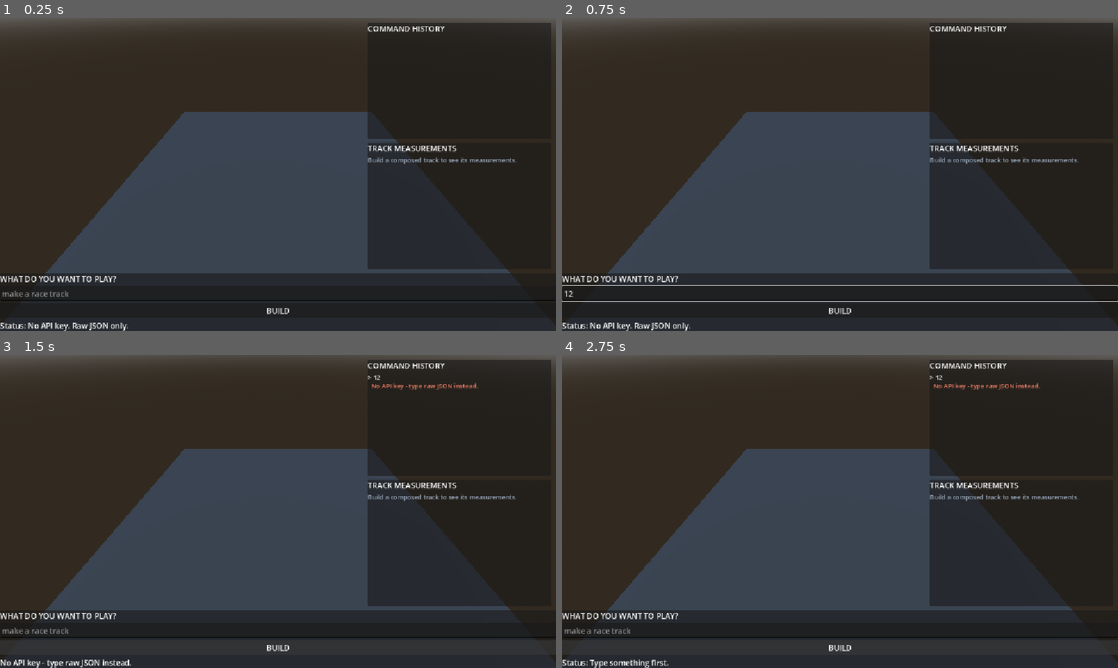
Above: before the commit, frames 1-4 (two rows, left to right).
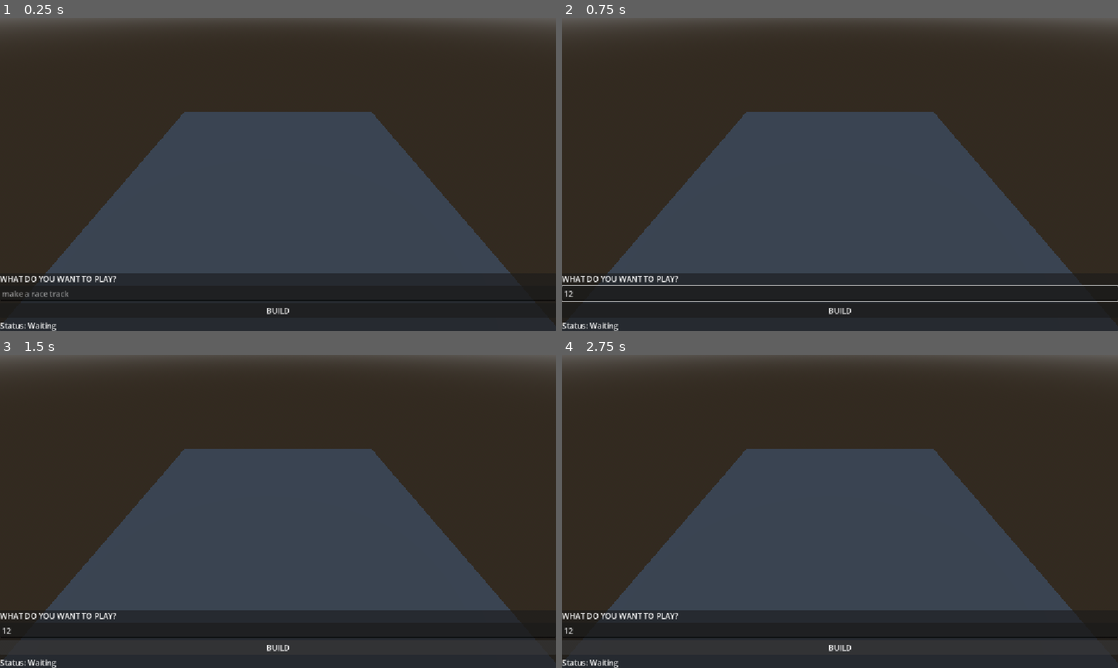
Above: after the commit, the same moments.

Repository: Stakeandwager/genesis
Game: Godot game, scene res://scenes/main.tscn
Two runs of this game, one before a commit and one after it. Both use one fixed random seed, a clock stepped at 60 frames per second and the inputs below.
Inputs (mouse positions are in pixels of both pictures, inside the frame that each line leads up to):
- Up to frame 1 (0.25 s): no input
- Up to frame 2 (0.75 s): click (840, 293) at 0.52 s; type "12" at 0.6 s
- Up to frame 3 (1.5 s): click "BUILD" at 1.25 s
- Up to frame 4 (2.75 s): click "BUILD" at 2 s

The runs differ from the first frame. In frame 1, 7.7% of the frame differs, in the area x 5-100%, y 1-100%; in frame 2, 7.7%; in frame 3, 8.0%, in the area x 0-100%, y 1-100%; in frame 4, 7.9%.
Error after the commit: Parse Error: Could not find type "ExperimentRunner" in the current scope. (res://scripts/main.gd:15)

Commit message:
feat(002b): complete universal track geometry engine with 3D sampling, banking, and loop support

Diff:
--- a/scripts/game_controller.gd
+++ b/scripts/game_controller.gd
@@ -1,7 +1,7 @@
 extends Node
 class_name GameController
 
-# --- Prototype 002A - Step A7 ---
+# --- Prototype 002A - Step A8 ---
 # CREATE_TRACK with "sections" is validated, checked for feasibility, closed by
 # the solver, checked for road separation, measured, recorded, then built.
 # CREATE_TRACK without "sections" still builds the Prototype 001 ring,
@@ -22,6 +22,8 @@
 var current_raw := ""
 # Who produced the command, and with what settings (model, prompt version...).
 var current_source: Dictionary = {}
+# Which experiment run and trial this command belongs to, if any.
+var current_experiment: Dictionary = {}
 
 # Composed tracks can be much bigger than the original ground and camera view,
 # so they are resized to fit, and restored for the Prototype 001 ring.
@@ -98,6 +100,7 @@
 		"request": current_request,
 		"raw_command": current_raw,
 		"source": current_source,
+		"experiment": current_experiment,
 		"intent": intent if typeof(intent) == TYPE_DICTIONARY else {},
 		"proposed_sections": parameters.get("sections", []),
 	}
--- a/scripts/main.gd
+++ b/scripts/main.gd
@@ -1,6 +1,6 @@
 extends Node3D
 
-# --- Prototype 002A - Step A7 (based on Prototype 001 Stages 10-12) ---
+# --- Prototype 002A - Step A8 (based on Prototype 001 Stages 10-12) ---
 # The AI proposes. Godot constructs. Godot validates. The player sees both.
 
 const SUPPORTED_HELP := "I can: design a closed race track from your description, or clear the world."
@@ -12,6 +12,7 @@
 
 var controller: GameController
 var interpreter: AIInterpreter
+var experiment: ExperimentRunner
 var history_log: RichTextLabel
 var metrics_log: RichTextLabel
 
@@ -19,6 +20,8 @@
 var pending_request: String = ""
 # Where the pending command came from: typed by hand, or composed by the AI.
 var pending_source: Dictionary = {}
+# Which experiment run and trial the pending command belongs to, if any.
+var pending_experiment: Dictionary = {}
 
 
 func _ready() -> void:
@@ -34,6 +37,12 @@
 
 	controller.track_measured.connect(_on_track_measured)
 
+	experiment = ExperimentRunner.new()
+	add_child(experiment)
+	experiment.setup(self, controller, interpreter)
+	experiment.progress.connect(_on_experiment_progress)
+	experiment.finished.connect(_on_experiment_finished)
+
 	_build_history_panel()
 	_build_metrics_panel()
 
@@ -57,12 +66,23 @@
 	_handle_request(input_box.text)
 
 
-func _handle_request(raw_request: String) -> void:
+func _handle_request(raw_request: String, experiment_context: Dictionary = {}) -> void:
 	var request := raw_request.strip_edges()
 
 	if request == "":
 		status_label.text = "Status: Type something first."
 		return
+
+	# Commands for the game itself, not for the AI.
+	if request.begins_with("/"):
+		_run_local_command(request)
+		return
+
+	if experiment.running and experiment_context.is_empty():
+		status_label.text = "An experiment is running. Type /stop to end it."
+		return
+
+	pending_experiment = experiment_context
 
 	# Don't accept a new request while the AI is still answering the last one.
 	if interpreter.busy:
@@ -128,7 +148,50 @@
 	controller.current_request = pending_request
 	controller.current_raw = json_text
 	controller.current_source = pending_source
+	controller.current_experiment = pending_experiment
 	controller.execute(parsed["command"], parsed["parameters"])
+
+
+# --- Commands for the game itself ---
+
+func _run_local_command(request: String) -> void:
+	var parts := request.split(" ", false)
+	var command := parts[0].to_lower()
+
+	match command:
+		"/experiment":
+			var count := 20
+			if parts.size() > 1 and parts[1].is_valid_int():
+				count = parts[1].to_int()
+			var reply := experiment.start(count)
+			status_label.text = reply.split("\n")[0]
+			_record(request, reply, "ok")
+		"/stop":
+			var reply := experiment.stop()
+			status_label.text = reply
+			_record(request, reply, "ok")
+		"/status":
+			var reply := experiment.status()
+			status_label.text = reply
+			_record(request, reply, "ok")
+		"/log":
+			var reply := "Track log: " + TrackLog.location()
+			status_label.text = "Track log location written to the history."
+			_record(request, reply, "ok")
+		_:
+			var help := "Game commands: /experiment [count], /stop, /status, /log"
+			status_label.text = help
+			_record(request, help, "unsupported")
+
+
+func _on_experiment_progress(text: String) -> void:
+	status_label.text = text
+
+
+func _on_experiment_finished(summary_text: String) -> void:
+	status_label.text = "Experiment complete. Results in the history panel."
+	print(summary_text)
+	_record("experiment results", summary_text, "ok")
 
 
 # --- Command history panel ---
--- a/scripts/track_geometry.gd
+++ b/scripts/track_geometry.gd
@@ -1,100 +1,100 @@
+class_name TrackGeometry
 extends RefCounted
-class_name TrackGeometry
 
-# --- Prototype 002A: shared track geometry ---
-# The circuit builder and the closure solver both use these functions,
-# so the track that is solved is exactly the track that is built.
-#
-# Heading convention (Amendment A): heading 0 faces -Z (away from the camera),
-# positive angles turn right, i.e. clockwise when viewed from above.
-# Headings accumulate without wrapping, so a full circuit ends at +/- 2*PI.
+## Universal Track Geometry Engine (Prototype 002B)
+## Provides static sampling, vector directions, length calculations, and final pose evaluation.
 
-const SAMPLE_SPACING := 4.0
+# Calculate length of an individual section statically
+static func section_length(section: Dictionary) -> float:
+	var type = section.get("type", "straight")
+	var length = section.get("length", 0.0)
+	var radius = section.get("radius", 50.0)
+	var angle_deg = section.get("angle", 0.0)
 
+	match type:
+		"straight", "uphill", "downhill", "crest", "dip":
+			return length
+		"corner", "hairpin", "banked_corner":
+			return radius * abs(deg_to_rad(angle_deg))
+		"chicane":
+			return length + section.get("offset", 10.0)
+		"loop_segment":
+			return radius * abs(deg_to_rad(angle_deg))
+		_:
+			return length
 
+# Returns the forward vector based on heading (yaw angle)
 static func forward(heading: float) -> Vector3:
-	return Vector3(sin(heading), 0.0, -cos(heading))
+	return Vector3(sin(heading), 0.0, cos(heading))
 
+# Returns the right vector perpendicular to the heading for road width extrusion
+static func right(heading: float) -> Vector3:
+	var fwd = forward(heading)
+	return fwd.cross(Vector3.UP).normalized()
 
-static func right(heading: float) -> Vector3:
-	return Vector3(cos(heading), 0.0, sin(heading))
+# Returns directional angle change value for chicanes used by track_metrics.gd
+static func chicane_turn(section: Dictionary) -> float:
+	var angle_deg = section.get("angle", 45.0)
+	return float(angle_deg)
 
-
-# Exact end pose [position, heading] after one section.
-static func advance(pos: Vector3, heading: float, s: Dictionary) -> Array:
-	match str(s["type"]):
-		"straight":
-			return [pos + forward(heading) * float(s["length"]), heading]
-		"corner", "hairpin":
-			return _arc_end(pos, heading, float(s["radius"]), deg_to_rad(float(s["angle"])))
-		"chicane":
-			var radius := float(s["radius"])
-			var first := chicane_turn(s)
-			var mid := _arc_end(pos, heading, radius, first)
-			return _arc_end(mid[0], mid[1], radius, -first)
+# Computes the final pose [position, heading] after traversing all track sections
+static func end_pose(sections: Array) -> Array:
+	var pos = Vector3.ZERO
+	var heading = 0.0
+	for s in sections:
+		var samples = sample(pos, heading, s)
+		if not samples.is_empty():
+			var last = samples[samples.size() - 1]
+			pos = last[0]
+			heading = last[1]
 	return [pos, heading]
 
+# Sample points along a section returning an array of [position_vector3, heading, pitch, bank]
+static func sample(start_pos: Vector3, start_heading: float, section: Dictionary) -> Array:
+	var samples: Array = []
+	var type = section.get("type", "straight")
+	var length = section.get("length", 100.0)
+	var radius = section.get("radius", 50.0)
+	var angle_deg = section.get("angle", 90.0)
+	var grade_pct = section.get("grade", 0.0)
+	var bank_deg = section.get("bank", 0.0)
 
-# Exact end pose after a whole list of sections, starting at the origin.
-static func end_pose(sections: Array) -> Array:
-	var pos := Vector3.ZERO
-	var heading := 0.0
-	for s in sections:
-		var pose := advance(pos, heading, s)
-		pos = pose[0]
-		heading = pose[1]
-	return [pos, heading]
+	var steps = max(int(section_length(section) / 5.0), 2)
+	var heading = start_heading
+	var pitch = atan(grade_pct / 100.0)
 
+	match type:
+		"straight", "uphill", "downhill", "crest", "dip":
+			var step_len = length / float(steps)
+			for i in range(steps + 1):
+				var dist = i * step_len
+				var p = start_pos + Vector3(sin(heading), sin(pitch) * dist, cos(heading)) * dist
+				samples.append([p, heading, pitch, deg_to_rad(bank_deg)])
 
-# Samples [position, heading] along one section, for drawing.
-static func sample(pos: Vector3, heading: float, s: Dictionary) -> Array:
-	match str(s["type"]):
-		"straight":
-			return [[pos, heading], [pos + forward(heading) * float(s["length"]), heading]]
-		"corner", "hairpin":
-			return arc_samples(pos, heading, float(s["radius"]), deg_to_rad(float(s["angle"])))
+		"corner", "hairpin", "banked_corner":
+			var angle_rad = deg_to_rad(angle_deg)
+			var step_angle = angle_rad / float(steps)
+			for i in range(steps + 1):
+				var a = i * step_angle
+				var h = heading + a
+				var local_x = radius * (cos(heading) - cos(h))
+				var local_z = radius * (sin(h) - sin(heading))
+				var p = start_pos + Vector3(local_x, i * (sin(pitch) * (radius * abs(step_angle) / float(steps))), local_z)
+				samples.append([p, h, pitch, deg_to_rad(bank_deg)])
+
 		"chicane":
-			var radius := float(s["radius"])
-			var first := chicane_turn(s)
-			var part_a := arc_samples(pos, heading, radius, first)
-			var joint: Array = part_a[part_a.size() - 1]
-			var part_b := arc_samples(joint[0], joint[1], radius, -first)
-			part_b.remove_at(0)
-			return part_a + part_b
-	return [[pos, heading]]
+			for i in range(steps + 1):
+				var t = float(i) / float(steps)
+				var p = start_pos.lerp(start_pos + forward(heading) * length, t)
+				samples.append([p, heading, pitch, 0.0])
 
+		"loop_segment":
+			var loop_rad = deg_to_rad(angle_deg)
+			var step_angle = loop_rad / float(steps)
+			for i in range(steps + 1):
+				var a = i * step_angle
+				var h = heading + a
+				var p = start_pos + Vector3(sin(h) * radius, cos(a) * radius, cos(h) * radius)
+				samples.append([p, h, pitch + a, 0.0])
 
-static func section_length(s: Dictionary) -> float:
-	match str(s["type"]):
-		"straight":
-			return float(s["length"])
-		"corner", "hairpin":
-			return float(s["radius"]) * absf(deg_to_rad(float(s["angle"])))
-		"chicane":
-			return 2.0 * float(s["radius"]) * absf(chicane_turn(s))
-	return 0.0
-
-
-# Amendment C: the signed turn of a chicane's first arc, in radians.
-static func chicane_turn(s: Dictionary) -> float:
-	var radius := float(s["radius"])
-	var theta := acos(1.0 - float(s["offset"]) / (2.0 * radius))
-	return -theta if str(s["direction"]) == "left" else theta
-
-
-static func arc_samples(start: Vector3, heading: float, radius: float, turn: float) -> Array:
-	var side := signf(turn)
-	var centre := start + right(heading) * radius * side
-	var steps := maxi(4, int(ceil(radius * absf(turn) / SAMPLE_SPACING)))
-	var out: Array = []
-	for k in steps + 1:
-		var h := heading + turn * (float(k) / float(steps))
-		out.append([centre - right(h) * radius * side, h])
-	return out
-
-
-static func _arc_end(start: Vector3, heading: float, radius: float, turn: float) -> Array:
-	var side := signf(turn)
-	var centre := start + right(heading) * radius * side
-	var h := heading + turn
-	return [centre - right(h) * radius * side, h]
+	return samples
